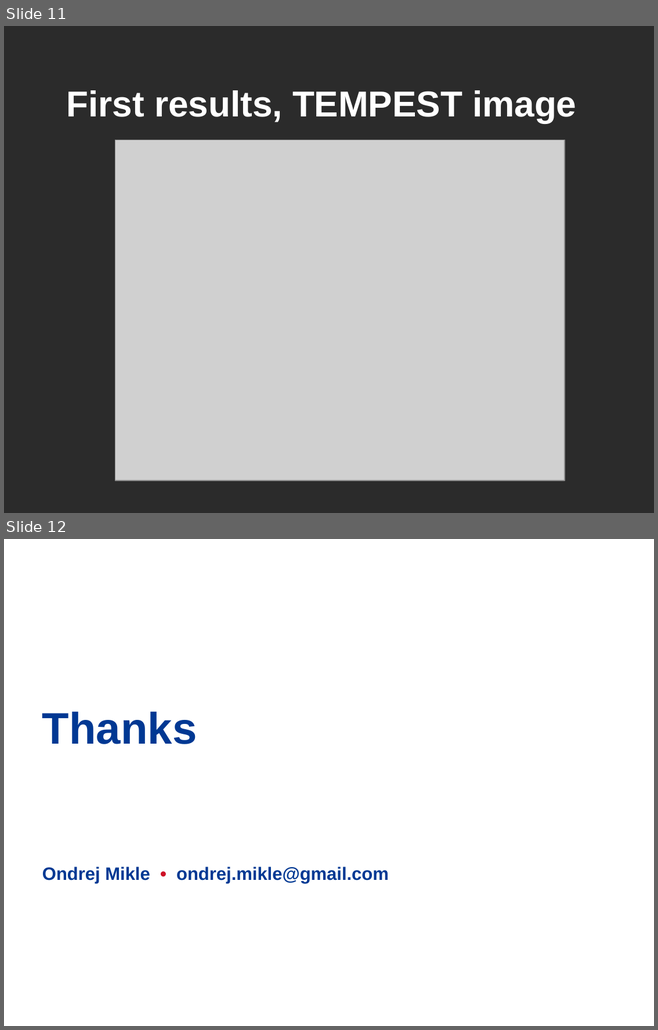
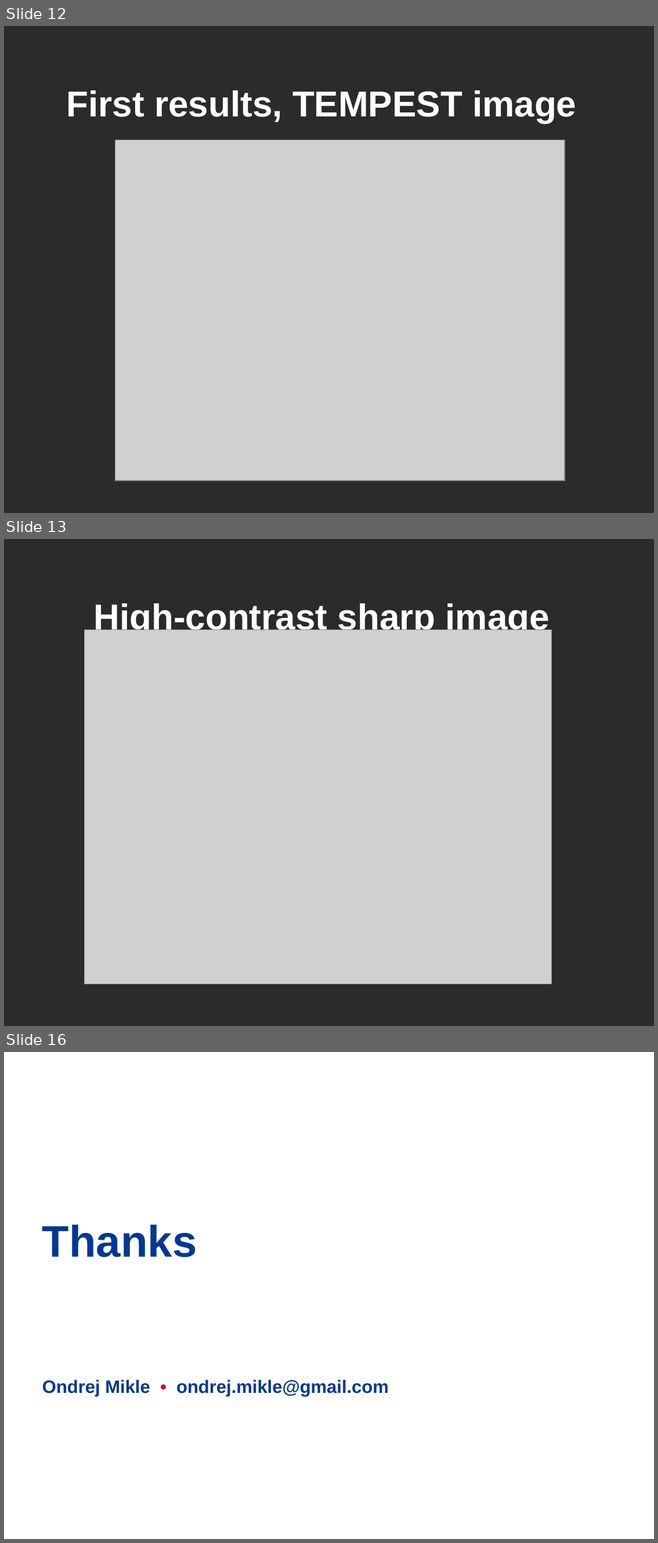
Before and after one commit to hiviah/TEMPEST-KAIR, a slide deck: TEMPEST_KAIR.odp. Shown one above the other, each under a label of ours: slides 11 and 12 before the commit, slides 12, 13 and 16 after it; the slides between them are not shown. The pictures are 658x1030 and 658x1543 pixels, drawn with LibreOffice and Linux fonts; fonts in the diff are those of the drawing; grey boxes stand for pictures; background and template pictures are left out; a plain dark background stands for a picture behind light text. Boxes give left, top, right and bottom in pixels: in the first picture for what was removed or moved away, otherwise in the second. Text is boxed around its words. In the diff, an @@ line names an element or a change of style, - is before the commit and + after.

```diff
--- a/TEMPEST_KAIR.odp
+++ b/TEMPEST_KAIR.odp
@@ slide 13 added at [4, 539, 654, 1026], background picture (left out) @@
@@ title added at [93, 603, 549, 636], 44 pt, text #FFFFFF, bold @@
+High-contrast sharp image
@@ picture added at [85, 630, 552, 984] @@
@@ what was slide 11 is now slide 12 @@
@@ what was slide 12 is now slide 16 @@
```
Also in this commit, not shown: 1 slide changed, 3 other slides added.
